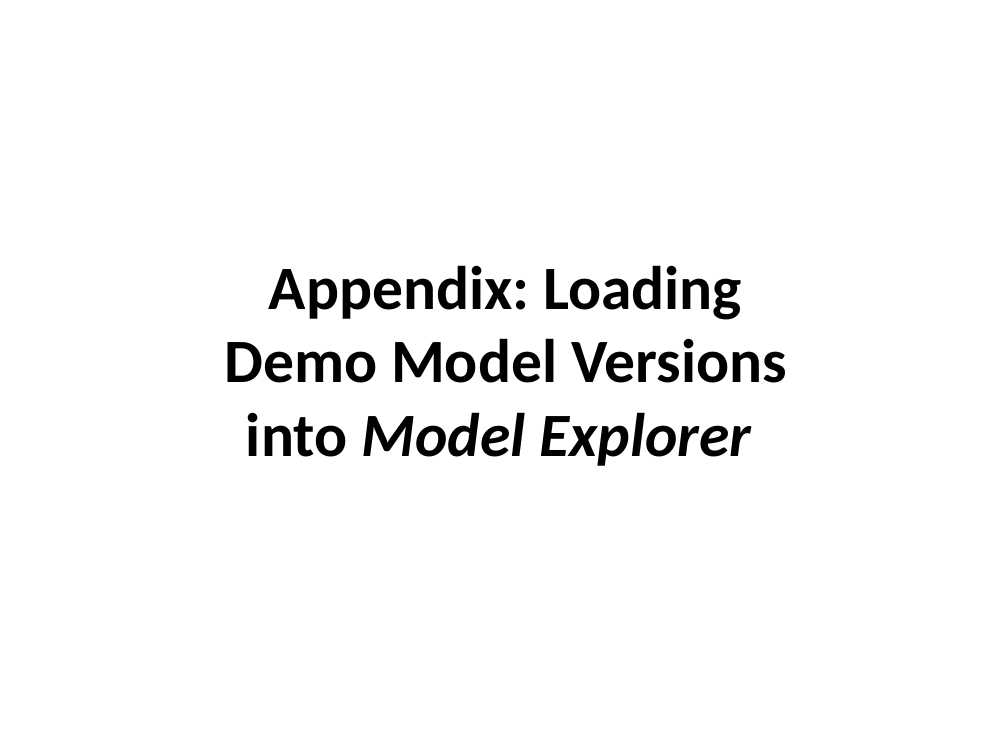
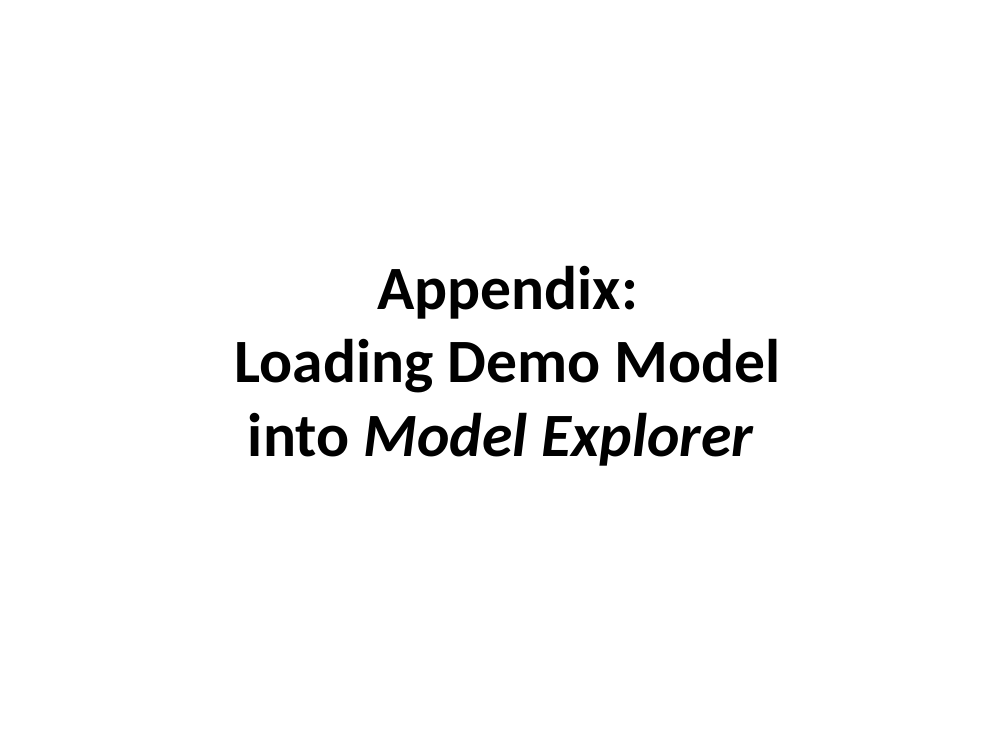
Before and after one commit to colin-puleston/mekon-hobo, a slide deck: slide 29 of docs/MEKON-HOBO Introductory Tutorial.pptx. Drawn at 1008x756 pixels with LibreOffice and Linux fonts; fonts in the diff are those of the drawing. Boxes give left, top, right and bottom in pixels: in the first picture for what was removed or moved away, otherwise in the second. Text is boxed around its words. In the diff, an @@ line names an element or a change of style, - is before the commit and + after.

```diff
--- a/docs/MEKON-HOBO Introductory Tutorial.pptx
+++ b/docs/MEKON-HOBO Introductory Tutorial.pptx
@@ title at [235,265,780,466]: text changed @@
-Appendix: Loading Demo Model Versions into Model Explorer
+Appendix:
+Loading Demo Model
+into Model Explorer
```
Also in this commit, not shown: 3 other slides changed, 2 slides added, 1 slide removed.
